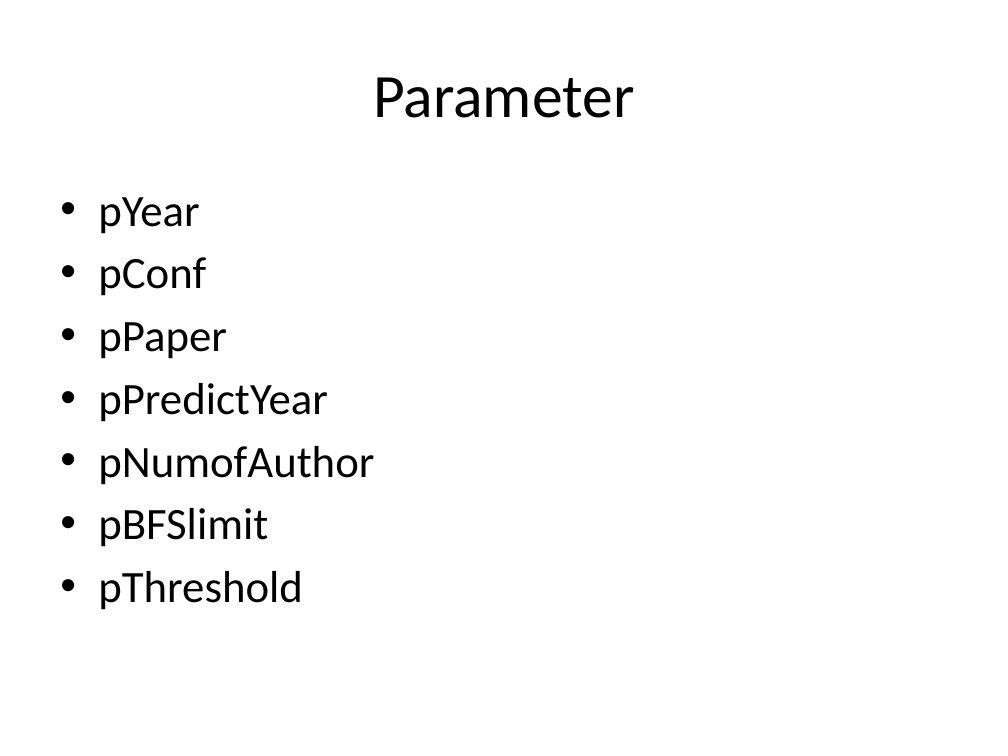
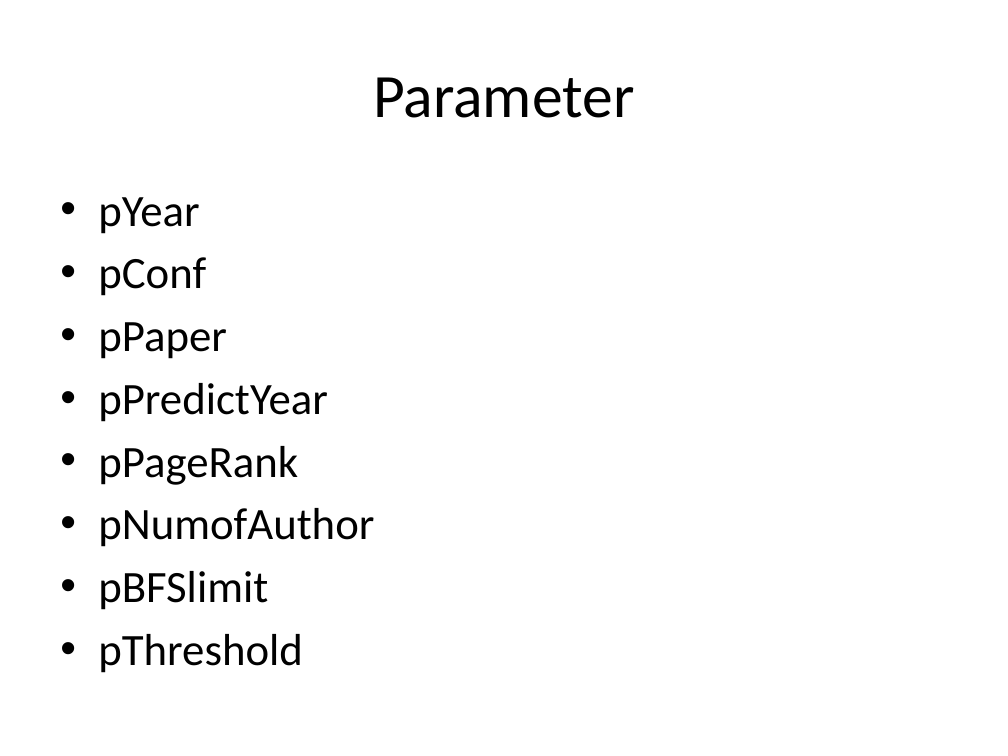
Before and after one commit to yftung7/2014_DM_Project, a slide deck: slide 8 of Project/Readme_v2.pptx (slide 5 before the commit). Drawn at 1008x756 pixels with LibreOffice and Linux fonts; fonts in the diff are those of the drawing. Boxes give left, top, right and bottom in pixels: in the first picture for what was removed or moved away, otherwise in the second. Text is boxed around its words. In the diff, an @@ line names an element or a change of style, - is before the commit and + after.

```diff
--- a/Project/Readme_v2.pptx
+++ b/Project/Readme_v2.pptx
@@ text at (98,446,298,485): paragraph added @@
+• pPageRank
```
Also in this commit, not shown: 2 other slides changed, 3 slides added.
